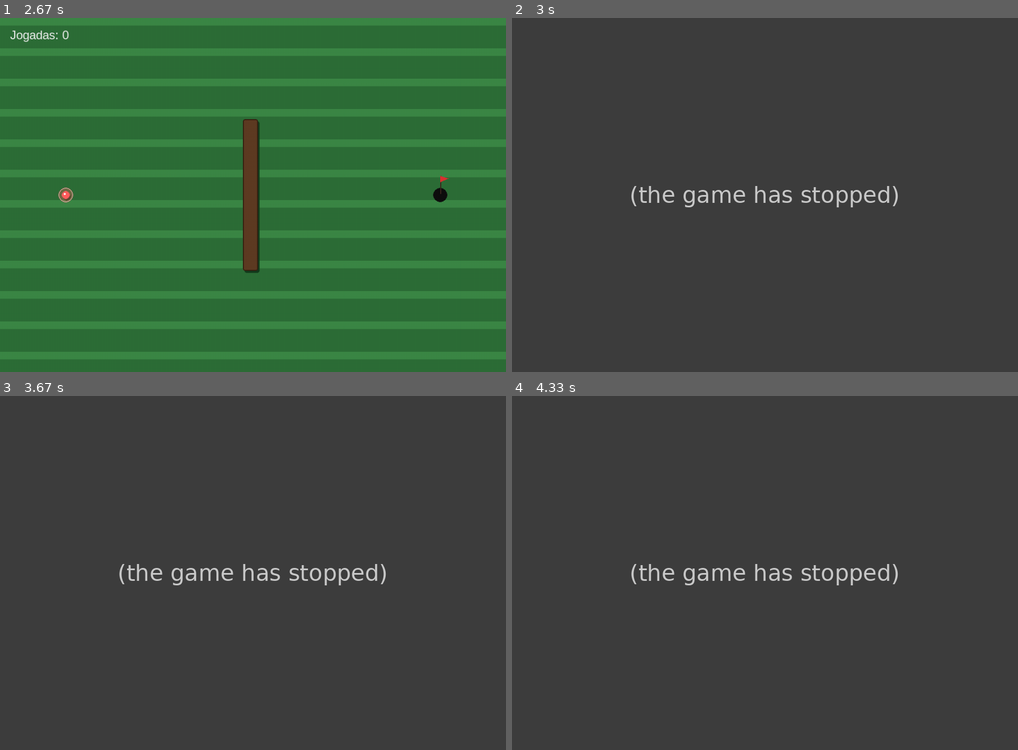
Above: before the commit, frames 1-4 (two rows, left to right).
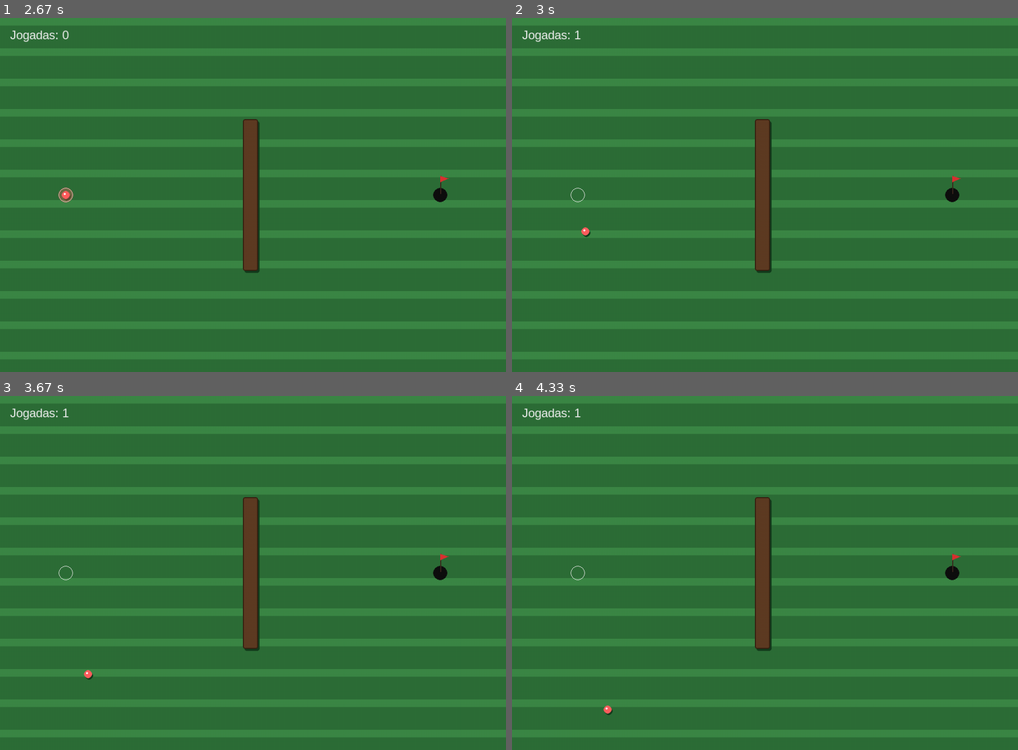
Above: after the commit, the same moments.

Repository: julnpires/PYGAME_2026.1
Game: pygame game, started from inicio.py
Same seed, same stepped clock (60 frames per second), same inputs: the game is played once before the commit and once after it.
Inputs (mouse positions are in pixels of both pictures, inside the frame that each line leads up to):
- Up to frame 1 (2.67 s): type "ann" at 0.33 s; tap Enter at 0.67 s; move the mouse to (60, 173) at 2.65 s
- Up to frame 2 (3 s): click (572, 173) at 2.7 s
- Up to frame 3 (3.67 s): no input
- Up to frame 4 (4.33 s): no input

Frame 1 is identical in both runs. In frame 2, 100% of the frame differs, in the area x 0-100%, y 0-100%; in frame 3, 100%; in frame 4, 100%.
Error before the commit: TypeError: atualizar_bola() takes 2 positional arguments but 3 were given (inicio.py line 124); the game stopped at 2.75 s (later frames are placeholders)

Commit message:
atualizar_bola corrigido

Diff:
--- a/inicio.py
+++ b/inicio.py
@@ -121,7 +121,7 @@
 
         if estado == "JOGANDO" and jogador:
             if not jogador.parou():
-                atualizar_bola(jogador, paredes, hole)
+                atualizar_bola(jogador, paredes)
 
         if estado == "MENU":
             botao_iniciar, botao_regras = None, None
